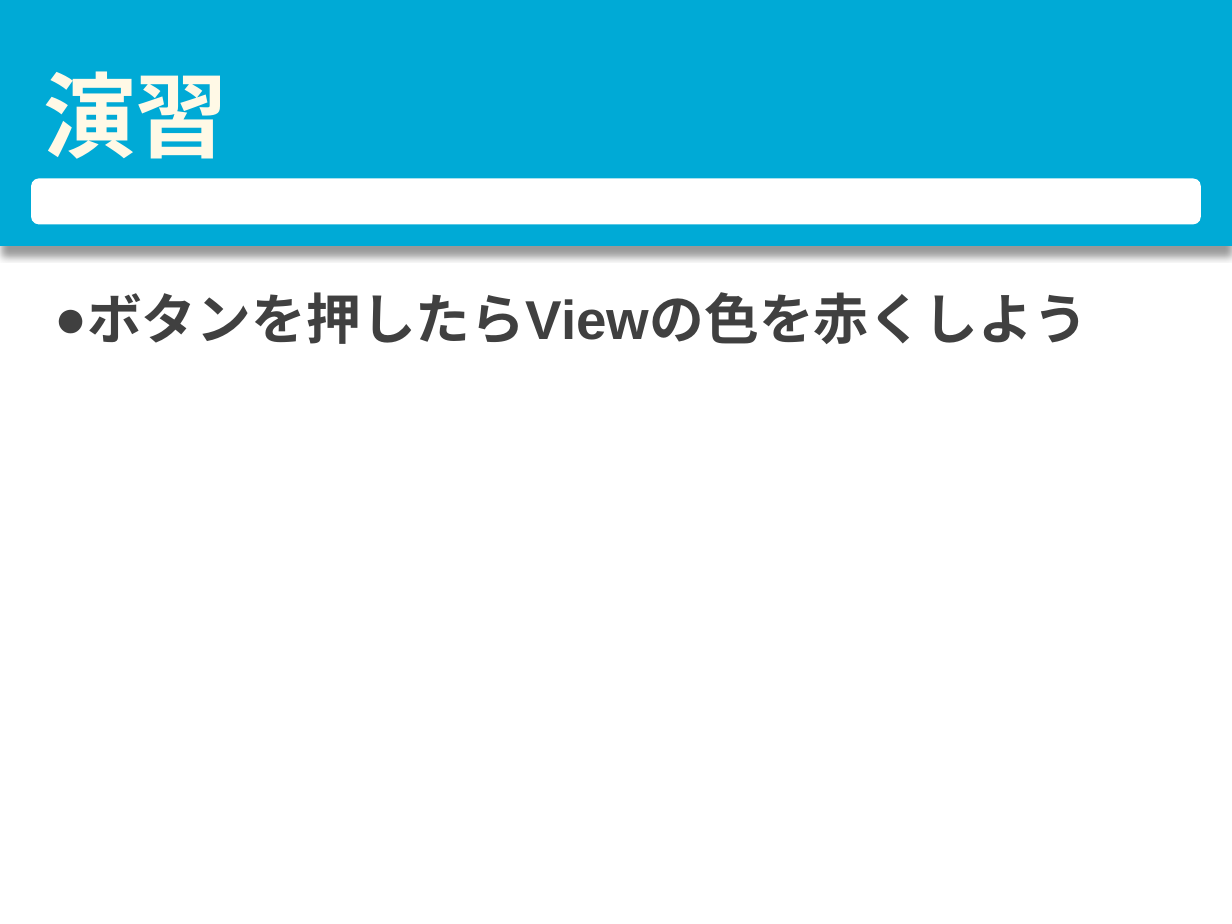
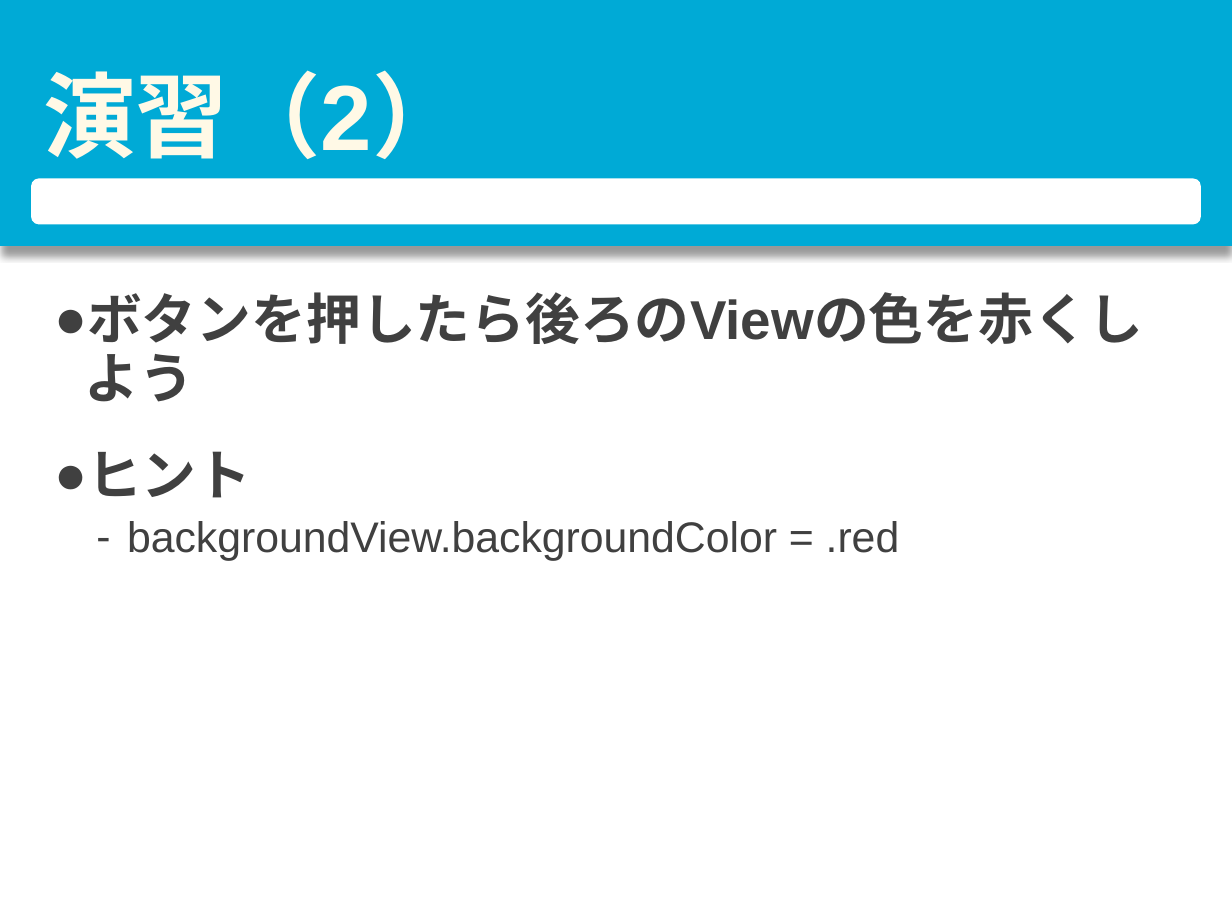
Before and after one commit to nshhhin/Swift-, a slide deck: slide 11 of 第二回/第二回資料.pptx (slide 8 before the commit). Drawn at 1232x924 pixels with LibreOffice and Linux fonts; fonts in the diff are those of the drawing. Boxes give left, top, right and bottom in pixels: in the first picture for what was removed or moved away, otherwise in the second. Text is boxed around its words. In the diff, an @@ line names an element or a change of style, - is before the commit and + after.

```diff
--- a/第二回/第二回資料.pptx
+++ b/第二回/第二回資料.pptx
@@ title at [43,70,464,159]: text changed @@
-演習
+演習（2）
@@ text at [87,292,1143,561]: text changed; size 32 to 25 pt; bold off @@
-● ボタンを押したらViewの色を赤くしよう
+● ボタンを押したら後ろのViewの色を赤くしよう
+● ヒント
+  – backgroundView.backgroundColor = .red
```
Also in this commit, not shown: 3 other slides changed, 3 slides added, 35 other files.
